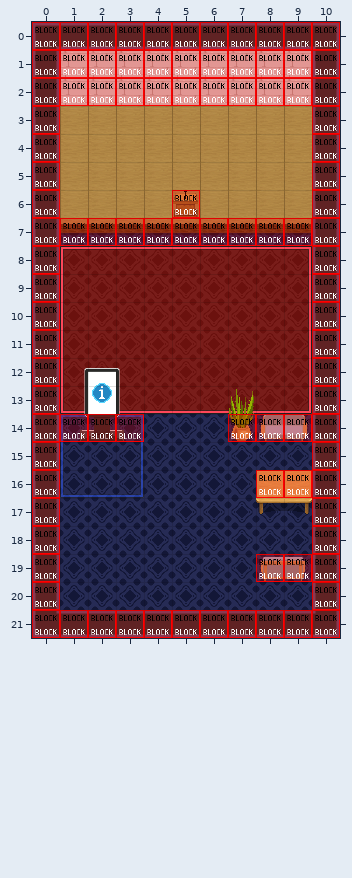
Two states of a Tiled map (JSON), maps/lobby.tmj. The picture above was drawn from the file before the commit.
Cells are 32x32 px. Shown: x 0..10, y 0..21.
Now the later version:
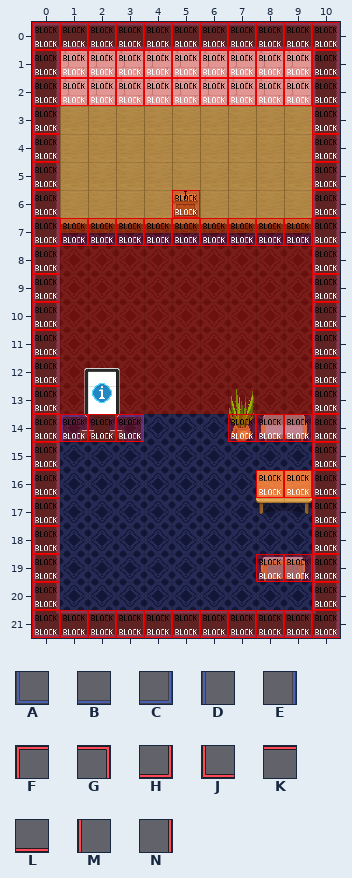
Key: from "WA_User_Interface": A 62, B 63, C 64, D 206, E 207, F 239, G 240, H 241, J 242, K 243, L 244, M 245, N 246.
_ is an empty cell.
The edit:
Layer "delimitations" (removed):
Tile A is removed in row 16 at x 1.
Tile B is removed in row 16 at x 2.
Tile C is removed in row 16 at x 3.
Tile D is removed in row 15 at x 1.
Tile E is removed in row 15 at x 3.
Tile F is removed in row 8 at x 1.
Tile G is removed in row 8 at x 9.
Tile H is removed in row 13 at x 9.
Tile J is removed in row 13 at x 1.
Tile K is removed in row 8 at x 2 to 8.
Tile L is removed in row 13 at x 3 to 8.
Tile M is removed in rows 9 to 12 at x 1.
Tile N is removed in rows 9 to 12 at x 9.
Where, in picture pixels (left, top, right, bottom), the same in both pictures:
removed: (60, 246, 312, 414)
removed: (60, 442, 144, 498)
